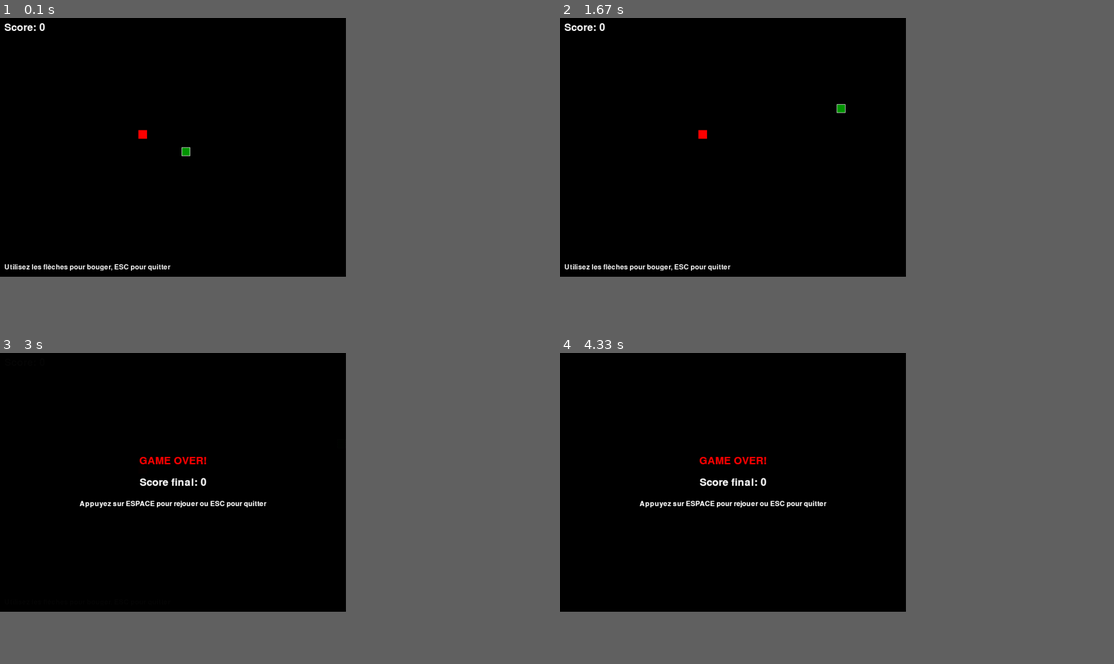
Above: before the commit, frames 1-4 (two rows, left to right).
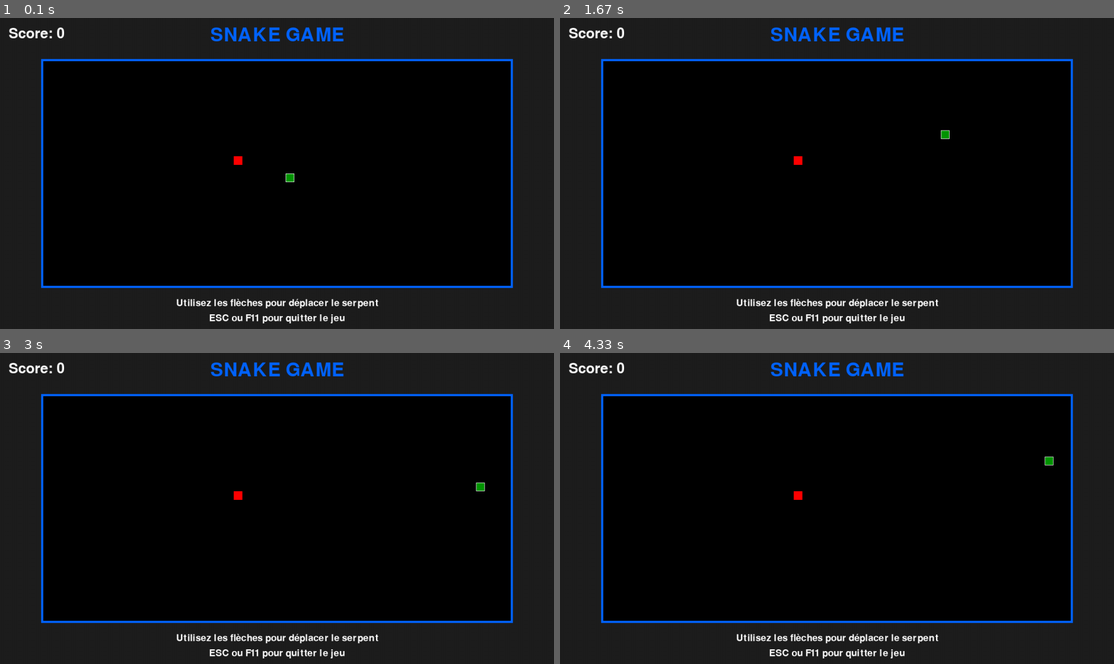
Above: after the commit, the same moments.

Repository: GabrielDC57/jeux
Game: pygame game, started from src/pygame/snake.py
The game is run twice, just before and just after one commit, with the same random seed, the same clock (stepped at 60 frames per second) and the same inputs.
Inputs:
- Up to frame 1 (0.1 s): no input
- Up to frame 2 (1.67 s): tap Enter at 0.33 s; hold Right 0.67-1.13 s; hold Up 1.17-1.63 s
- Up to frame 3 (3 s): hold Right 1.67-2.13 s; hold Left 2.17-2.7 s; hold Down from 2.73 s (still down)
- Up to frame 4 (4.33 s): release Down at 3.03 s; hold Left 3.07-3.47 s; hold Up 3.5-3.87 s; hold Right from 3.9 s (still down)
In our replay, the window is 562x421 before the commit and 900x506 after it. These sizes can differ from the game's own. Grey fills any space a smaller window leaves; there, only what the larger window draws over its background counts as a difference.

The runs differ from the first frame. In frame 1, 40% of the frame differs, in the area x 0-100%, y 0-100%; in frame 2, 40%; in frame 3, 40%; in frame 4, 40%.

Commit message:
Deuxième version du Snake en plein écran

Diff:
--- a/src/pygame/snake.py
+++ b/src/pygame/snake.py
@@ -5,11 +5,22 @@
 # Initialisation de Pygame
 pygame.init()
 
+# Obtenir la résolution de l'écran
+info_ecran = pygame.display.Info()
+LARGEUR_ECRAN = info_ecran.current_w
+HAUTEUR_ECRAN = info_ecran.current_h
+
 # Constantes
-LARGEUR = 800
-HAUTEUR = 600
 TAILLE_CASE = 20
 FPS = 10
+MARGE = 100  # Marge autour de la zone de jeu
+LARGEUR_JEU = LARGEUR_ECRAN - 2 * MARGE
+HAUTEUR_JEU = HAUTEUR_ECRAN - 2 * MARGE
+EPAISSEUR_BORDURE = 5
+
+# Ajuster les dimensions pour qu'elles soient multiples de TAILLE_CASE
+LARGEUR_JEU = (LARGEUR_JEU // TAILLE_CASE) * TAILLE_CASE
+HAUTEUR_JEU = (HAUTEUR_JEU // TAILLE_CASE) * TAILLE_CASE
 
 # Couleurs
 NOIR = (0, 0, 0)
@@ -17,10 +28,12 @@
 ROUGE = (255, 0, 0)
 BLANC = (255, 255, 255)
 VERT_FONCE = (0, 150, 0)
+BLEU = (0, 100, 255)
+GRIS_FONCE = (30, 30, 30)
 
 class Snake:
     def __init__(self):
-        self.positions = [(LARGEUR//2, HAUTEUR//2)]
+        self.positions = [(MARGE + LARGEUR_JEU//2, MARGE + HAUTEUR_JEU//2)]
         self.direction = (TAILLE_CASE, 0)  # Droite par défaut
         self.grandir = False
 
@@ -28,9 +41,9 @@
         tete = self.positions[0]
         nouvelle_tete = (tete[0] + self.direction[0], tete[1] + self.direction[1])
 
-        # Vérifier les collisions avec les bords
-        if (nouvelle_tete[0] < 0 or nouvelle_tete[0] >= LARGEUR or
-            nouvelle_tete[1] < 0 or nouvelle_tete[1] >= HAUTEUR):
+        # Vérifier les collisions avec les bords de la zone de jeu
+        if (nouvelle_tete[0] < MARGE or nouvelle_tete[0] >= MARGE + LARGEUR_JEU or
+            nouvelle_tete[1] < MARGE or nouvelle_tete[1] >= MARGE + HAUTEUR_JEU):
             return False
 
         # Vérifier les collisions avec soi-même
@@ -68,8 +81,8 @@
         self.position = self.generer_position()
 
     def generer_position(self):
-        x = random.randint(0, (LARGEUR - TAILLE_CASE) // TAILLE_CASE) * TAILLE_CASE
-        y = random.randint(0, (HAUTEUR - TAILLE_CASE) // TAILLE_CASE) * TAILLE_CASE
+        x = MARGE + random.randint(0, (LARGEUR_JEU - TAILLE_CASE) // TAILLE_CASE) * TAILLE_CASE
+        y = MARGE + random.randint(0, (HAUTEUR_JEU - TAILLE_CASE) // TAILLE_CASE) * TAILLE_CASE
         return (x, y)
 
     def dessiner(self, ecran):
@@ -78,13 +91,15 @@
 
 class Jeu:
     def __init__(self):
-        self.ecran = pygame.display.set_mode((LARGEUR, HAUTEUR))
+        self.ecran = pygame.display.set_mode((0, 0), pygame.FULLSCREEN)
         pygame.display.set_caption("Snake Game")
         self.horloge = pygame.time.Clock()
         self.snake = Snake()
         self.nourriture = Nourriture()
         self.score = 0
-        self.police = pygame.font.Font(None, 36)
+        self.police_score = pygame.font.Font(None, 48)
+        self.police_instructions = pygame.font.Font(None, 32)
+        self.police_titre = pygame.font.Font(None, 64)
 
     def gerer_evenements(self):
         for event in pygame.event.get():
@@ -99,7 +114,7 @@
                     self.snake.changer_direction((-TAILLE_CASE, 0))
                 elif event.key == pygame.K_RIGHT:
                     self.snake.changer_direction((TAILLE_CASE, 0))
-                elif event.key == pygame.K_ESCAPE:
+                elif event.key == pygame.K_ESCAPE or event.key == pygame.K_F11:
                     return False
         return True
 
@@ -114,38 +129,70 @@
                     break
 
     def dessiner(self):
-        self.ecran.fill(NOIR)
+        # Remplir l'écran avec un fond gris foncé
+        self.ecran.fill(GRIS_FONCE)
+
+        # Dessiner la bordure bleue
+        zone_jeu = pygame.Rect(MARGE - EPAISSEUR_BORDURE, MARGE - EPAISSEUR_BORDURE,
+                              LARGEUR_JEU + 2 * EPAISSEUR_BORDURE, HAUTEUR_JEU + 2 * EPAISSEUR_BORDURE)
+        pygame.draw.rect(self.ecran, BLEU, zone_jeu, EPAISSEUR_BORDURE)
+
+        # Remplir la zone de jeu avec du noir
+        zone_jeu_interieur = pygame.Rect(MARGE, MARGE, LARGEUR_JEU, HAUTEUR_JEU)
+        pygame.draw.rect(self.ecran, NOIR, zone_jeu_interieur)
+
+        # Dessiner le serpent et la nourriture
         self.snake.dessiner(self.ecran)
         self.nourriture.dessiner(self.ecran)
 
-        # Afficher le score
-        texte_score = self.police.render(f"Score: {self.score}", True, BLANC)
-        self.ecran.blit(texte_score, (10, 10))
-
-        # Afficher les instructions
-        texte_instructions = pygame.font.Font(None, 24).render("Utilisez les flèches pour bouger, ESC pour quitter", True, BLANC)
-        self.ecran.blit(texte_instructions, (10, HAUTEUR - 30))
+        # Afficher le score en haut à gauche
+        texte_score = self.police_score.render(f"Score: {self.score}", True, BLANC)
+        self.ecran.blit(texte_score, (20, 20))
+
+        # Afficher le titre en haut au centre
+        texte_titre = self.police_titre.render("SNAKE GAME", True, BLEU)
+        rect_titre = texte_titre.get_rect(center=(LARGEUR_ECRAN//2, 40))
+        self.ecran.blit(texte_titre, rect_titre)
+
+        # Afficher les instructions en bas
+        instructions = [
+            "Utilisez les flèches pour déplacer le serpent",
+            "ESC ou F11 pour quitter le jeu"
+        ]
+
+        for i, instruction in enumerate(instructions):
+            texte_instruction = self.police_instructions.render(instruction, True, BLANC)
+            rect_instruction = texte_instruction.get_rect(center=(LARGEUR_ECRAN//2, HAUTEUR_ECRAN - 60 + i * 35))
+            self.ecran.blit(texte_instruction, rect_instruction)
 
         pygame.display.flip()
 
     def afficher_game_over(self):
-        overlay = pygame.Surface((LARGEUR, HAUTEUR))
-        overlay.set_alpha(128)
+        # Overlay semi-transparent sur toute la zone de jeu
+        overlay = pygame.Surface((LARGEUR_JEU, HAUTEUR_JEU))
+        overlay.set_alpha(180)
         overlay.fill(NOIR)
-        self.ecran.blit(overlay, (0, 0))
-
-        texte_game_over = self.police.render("GAME OVER!", True, ROUGE)
-        texte_score_final = self.police.render(f"Score final: {self.score}", True, BLANC)
-        texte_rejouer = pygame.font.Font(None, 24).render("Appuyez sur ESPACE pour rejouer ou ESC pour quitter", True, BLANC)
-
-        # Centrer les textes
-        rect_game_over = texte_game_over.get_rect(center=(LARGEUR//2, HAUTEUR//2 - 50))
-        rect_score = texte_score_final.get_rect(center=(LARGEUR//2, HAUTEUR//2))
-        rect_rejouer = texte_rejouer.get_rect(center=(LARGEUR//2, HAUTEUR//2 + 50))
+        self.ecran.blit(overlay, (MARGE, MARGE))
+
+        # Messages de Game Over
+        texte_game_over = self.police_titre.render("GAME OVER!", True, ROUGE)
+        texte_score_final = self.police_score.render(f"Score final: {self.score}", True, BLANC)
+        texte_rejouer = self.police_instructions.render("Appuyez sur ESPACE pour rejouer", True, BLANC)
+        texte_quitter = self.police_instructions.render("ou ESC pour quitter", True, BLANC)
+
+        # Centrer les textes dans la zone de jeu
+        centre_x = MARGE + LARGEUR_JEU // 2
+        centre_y = MARGE + HAUTEUR_JEU // 2
+
+        rect_game_over = texte_game_over.get_rect(center=(centre_x, centre_y - 80))
+        rect_score = texte_score_final.get_rect(center=(centre_x, centre_y - 20))
+        rect_rejouer = texte_rejouer.get_rect(center=(centre_x, centre_y + 40))
+        rect_quitter = texte_quitter.get_rect(center=(centre_x, centre_y + 80))
 
         self.ecran.blit(texte_game_over, rect_game_over)
         self.ecran.blit(texte_score_final, rect_score)
         self.ecran.blit(texte_rejouer, rect_rejouer)
+        self.ecran.blit(texte_quitter, rect_quitter)
 
         pygame.display.flip()
 
